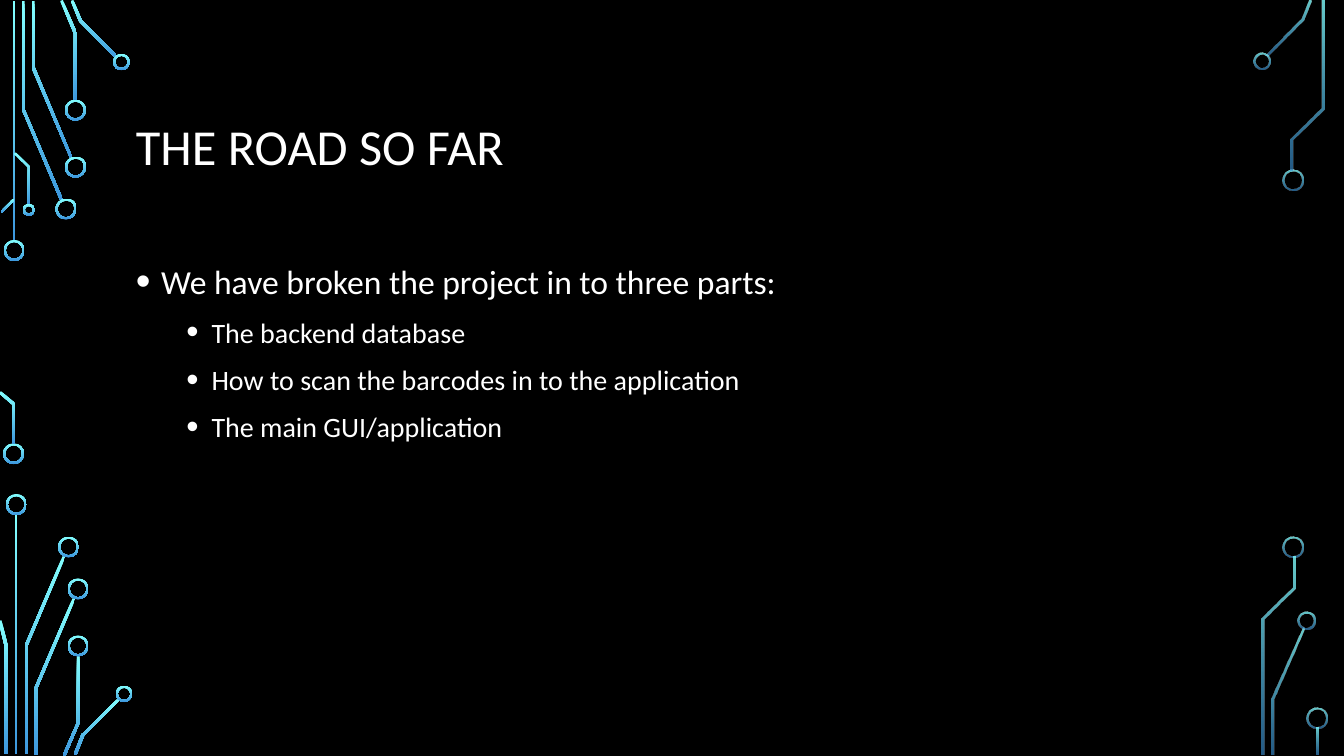
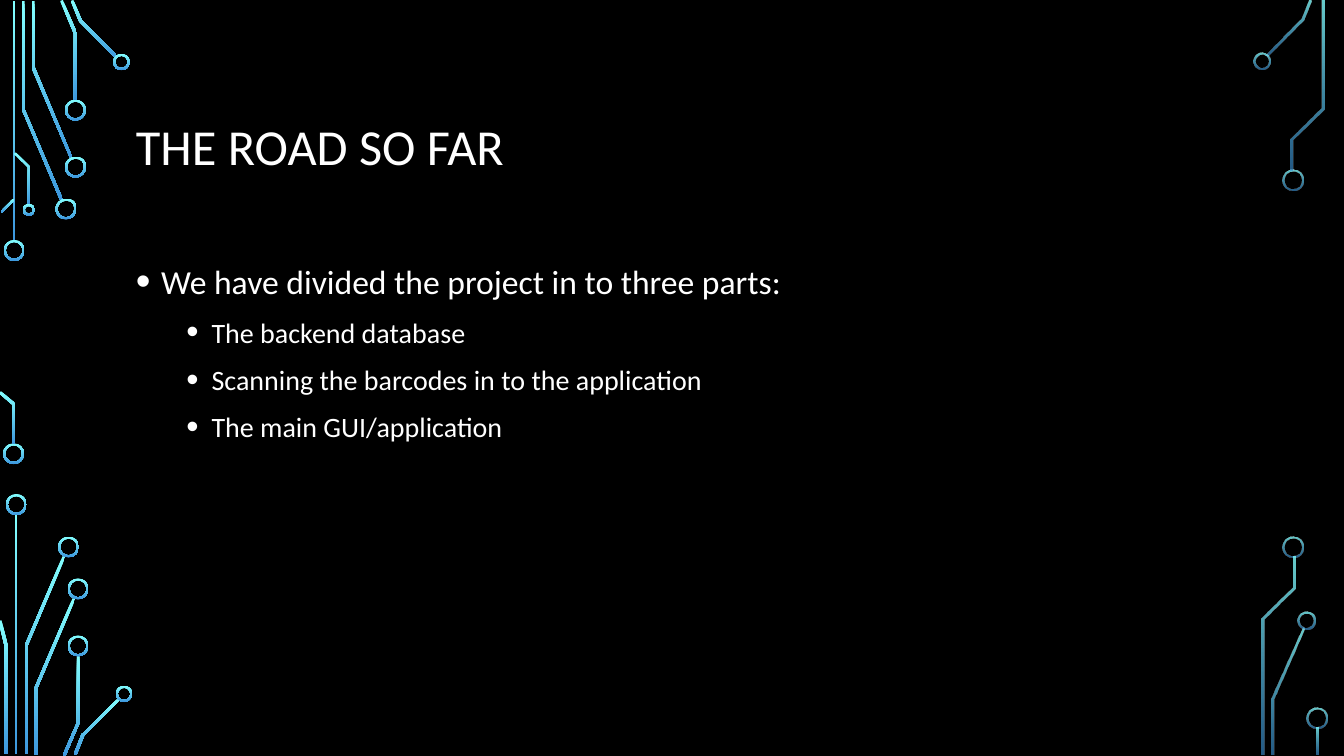
Before and after one commit to frozenNodak/InventoryManagement491, a slide deck: slide 3 of Inventory Management System demo draft.pptx. Drawn at 1344x756 pixels with LibreOffice and Linux fonts; fonts in the diff are those of the drawing; background and template pictures are left out. Boxes give left, top, right and bottom in pixels: in the first picture for what was removed or moved away, otherwise in the second. Text is boxed around its words. In the diff, an @@ line names an element or a change of style, - is before the commit and + after.

```diff
--- a/Inventory Management System demo draft.pptx
+++ b/Inventory Management System demo draft.pptx
@@ text at [161, 270, 781, 300]: text changed @@
-• We have broken the project in to three parts:
+• We have divided the project in to three parts:
@@ text at [212, 370, 702, 395]: text changed @@
-  • How to scan the barcodes in to the application
+  • Scanning the barcodes in to the application
```
Also in this commit, not shown: 6 other slides changed.
